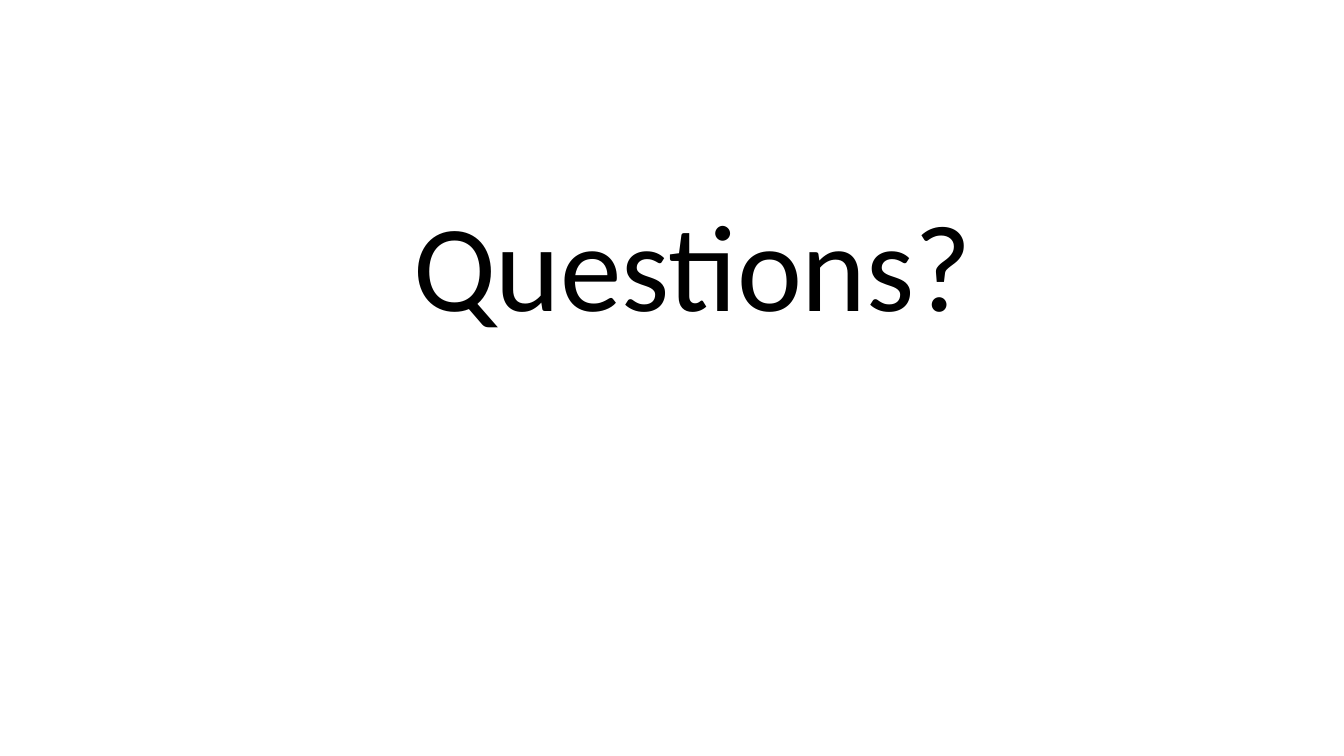
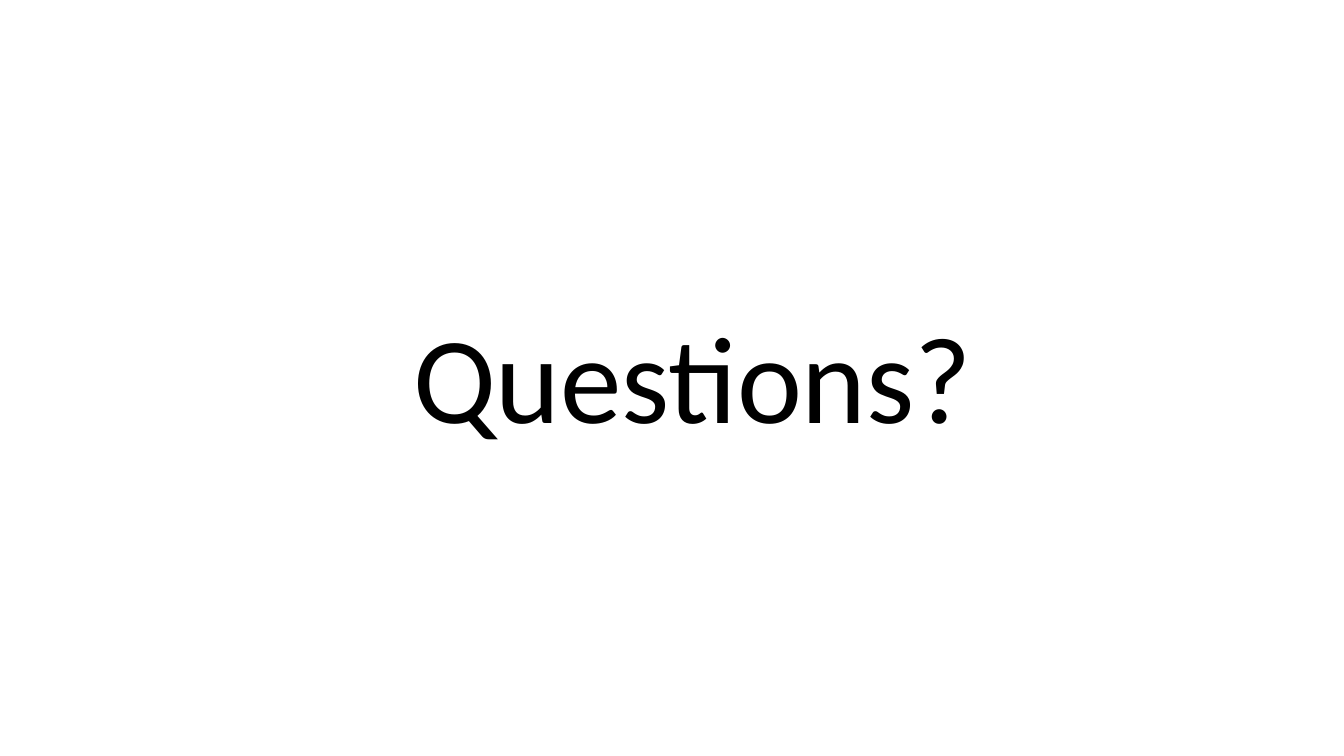
Before and after one commit to r-kass/gNetPlus, a slide deck: slide 9 of hackathon pres3.pptx (slide 8 before the commit). Drawn at 1344x756 pixels with LibreOffice and Linux fonts; fonts in the diff are those of the drawing; background and template pictures are left out. Boxes give left, top, right and bottom in pixels: in the first picture for what was removed or moved away, otherwise in the second. Text is boxed around its words. In the diff, an @@ line names an element or a change of style, - is before the commit and + after.

```diff
--- a/hackathon pres3.pptx
+++ b/hackathon pres3.pptx
@@ text "Questions?": place and size @@
-text "Questions?" at [413, 226, 972, 328]
+text "Questions?" at [413, 338, 972, 440]
```
Also in this commit, not shown: 2 other slides changed, 2 other files.
